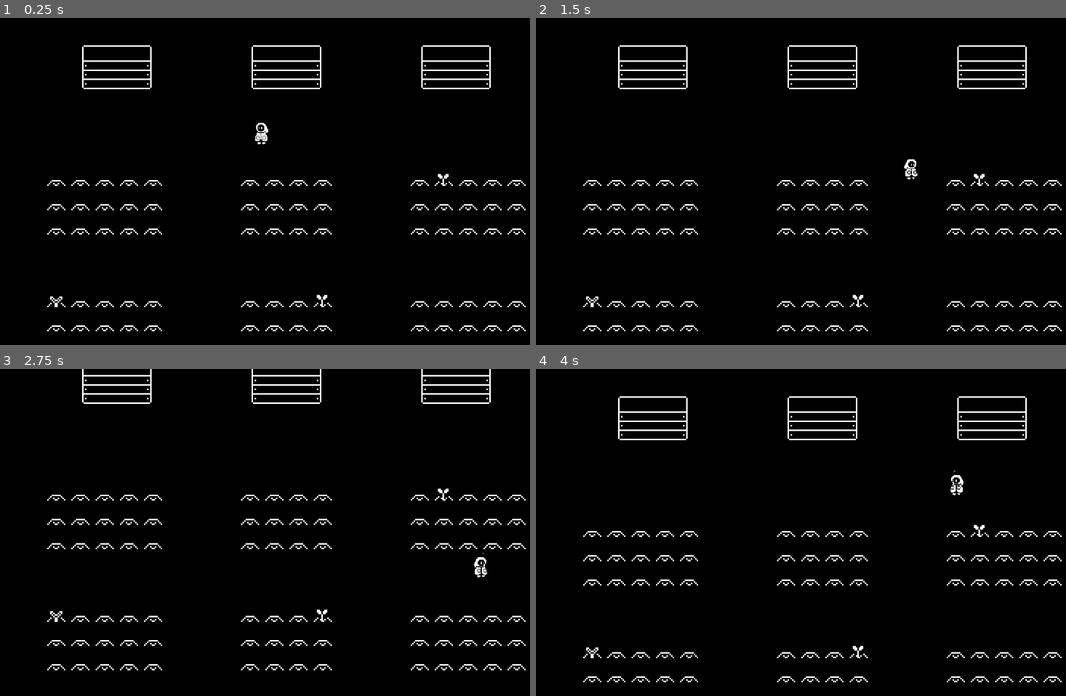
Above: before the commit, frames 1-4 (two rows, left to right).
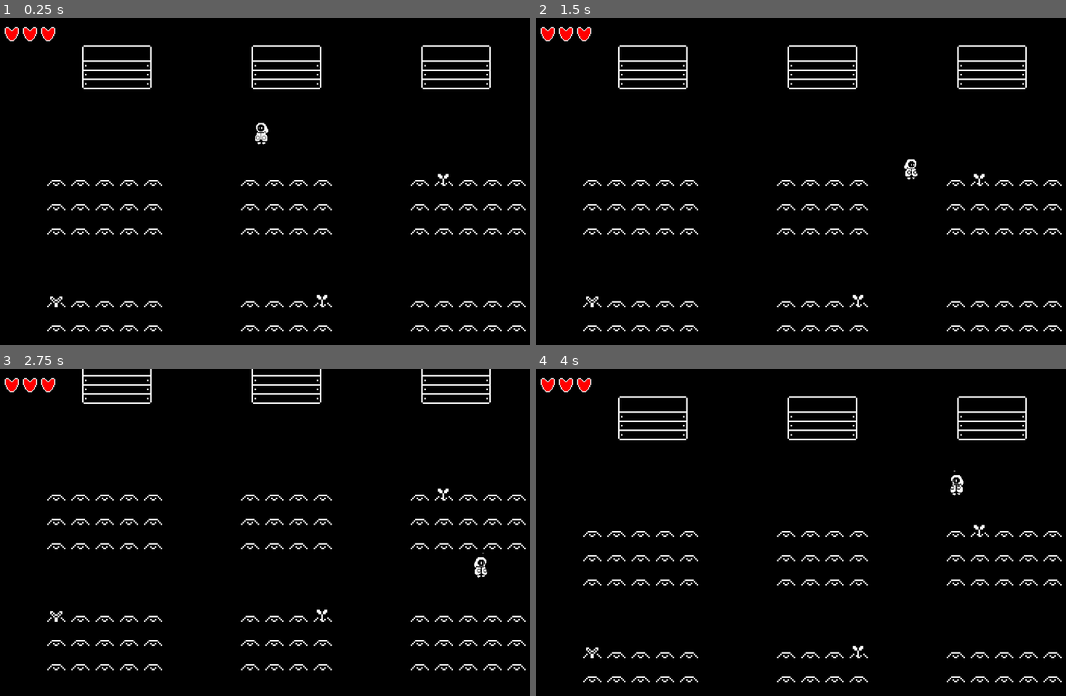
Above: after the commit, the same moments.

Repository: TheEggmo/Hexed-Harvest
Game: Godot game, scene res://level.tscn
Two runs of this game, one before a commit and one after it. Both use one fixed random seed, a clock stepped at 60 frames per second and the inputs below.
Inputs:
- Up to frame 1 (0.25 s): no input
- Up to frame 2 (1.5 s): tap Enter at 0.5 s; hold D (right) 0.53-1.28 s; tap Space (interact) at 0.6 s; hold Down (down) from 1.28 s (still down); tap Shift (sprint) at 1.35 s
- Up to frame 3 (2.75 s): release Down (down) at 2.03 s; hold D (right) from 2.03 s (still down); tap Space (interact) at 2.1 s
- Up to frame 4 (4 s): release D (right) at 2.78 s; hold W (up) 2.78-3.53 s; tap Shift (sprint) at 2.85 s; hold A (left) from 3.53 s (still down); tap Space (interact) at 3.6 s

The runs differ from the first frame. In frame 1, 0.3% of the frame differs, in the area x 0-11%, y 2-8%; in frame 2, 0.3%; in frame 3, 0.3%; in frame 4, 0.3%.

Commit message:
Player HP HUD
Added HUD for displaying player HP.
Fixed plants disappearing when the player dies.

Diff:
--- a/EventBus.gd
+++ b/EventBus.gd
@@ -1,5 +1,6 @@
 extends Node
 
+signal player_hp_changed(new_amount :int)
 signal player_died
 signal restart
 signal camera_limit_changed(rect :Rect2)
--- /dev/null
+++ b/HUD/HeartContainer.gd
@@ -0,0 +1,13 @@
+extends HBoxContainer
+
+func _ready():
+	Global.player_hp_changed.connect(adjust_hearts)
+
+func adjust_hearts(hp):
+	var hearts_to_display = hp
+	for c in get_children():
+		if hearts_to_display > 0:
+			c.visible = true
+			hearts_to_display -= 1
+		else:
+			c.visible = false
--- /dev/null
+++ b/HUD/hud.tscn
@@ -0,0 +1,47 @@
+[gd_scene load_steps=3 format=3 uid="uid://bdyq0uvrhmxoj"]
+
+[ext_resource type="Script" path="res://HUD/HeartContainer.gd" id="1_7dtdb"]
+[ext_resource type="Texture2D" uid="uid://bdf1gts3rdpf1" path="res://HUD/heartcontainer.png" id="1_hhtud"]
+
+[node name="HUD" type="Control"]
+layout_mode = 3
+anchors_preset = 15
+anchor_right = 1.0
+anchor_bottom = 1.0
+grow_horizontal = 2
+grow_vertical = 2
+
+[node name="HeartContainer" type="HBoxContainer" parent="."]
+layout_mode = 1
+offset_right = 68.0
+offset_bottom = 32.0
+script = ExtResource("1_7dtdb")
+
+[node name="Heart" type="TextureRect" parent="HeartContainer"]
+visible = false
+layout_mode = 2
+texture = ExtResource("1_hhtud")
+
+[node name="Heart2" type="TextureRect" parent="HeartContainer"]
+visible = false
+layout_mode = 2
+texture = ExtResource("1_hhtud")
+stretch_mode = 2
+
+[node name="Heart3" type="TextureRect" parent="HeartContainer"]
+visible = false
+layout_mode = 2
+texture = ExtResource("1_hhtud")
+stretch_mode = 2
+
+[node name="Heart4" type="TextureRect" parent="HeartContainer"]
+visible = false
+layout_mode = 2
+texture = ExtResource("1_hhtud")
+stretch_mode = 2
+
+[node name="Heart5" type="TextureRect" parent="HeartContainer"]
+visible = false
+layout_mode = 2
+texture = ExtResource("1_hhtud")
+stretch_mode = 2
--- a/Plants/Plant.gd
+++ b/Plants/Plant.gd
@@ -45,7 +45,7 @@
 		mature = true
 	else:
 		start_growth_timer()
-		Global.player_died.connect(disable)
+		Global.player_died.connect(disable.bind(false))
 
 func start_growth_timer():
 	$GrowthTimer.start(growth_time * randf_range(growth_time_variance.x, growth_time_variance.y))
@@ -72,11 +72,11 @@
 	disable()
 	return self
 
-func disable():
-	if get_parent():
+func disable(remove := true):
+	if get_parent() && remove:
 		get_parent().remove_child(self)
-	#set_physics_process(false)
-	#$AttackTimer.queue_free()
+	set_physics_process(false)
+	$AttackTimer.queue_free()
 	#for c in get_children():
 		#if c is Timer:
 			#c.stop()
--- a/Player/HPController.gd
+++ b/Player/HPController.gd
@@ -4,9 +4,16 @@
 signal hp_depleted
 
 @export var max_hp = 3
-@onready var hp = max_hp
+@onready var hp = max_hp:
+	set(val):
+		hp = val
+		#Global.player_hp_changed.emit(hp)
 
 @export var enabled = true
+
+func _ready():
+	await get_tree().create_timer(0.1)
+	Global.player_hp_changed.emit(hp)
 
 func _on_hurtbox_attack_detected():
 	if !enabled:
@@ -17,3 +24,4 @@
 		hp_depleted.emit()
 	else:
 		hp_lost.emit()
+	Global.player_hp_changed.emit(hp)
--- a/Player/player.tscn
+++ b/Player/player.tscn
@@ -9,6 +9,7 @@
 [ext_resource type="Texture2D" uid="uid://0ul3qkkbka0u" path="res://Plants/plants-picked.png" id="5_l6csa"]
 [ext_resource type="Script" path="res://Player/HeldPlant.gd" id="6_j3u13"]
 [ext_resource type="Script" path="res://Player/Hurtbox.gd" id="6_kjd3u"]
+[ext_resource type="PackedScene" uid="uid://bdyq0uvrhmxoj" path="res://HUD/hud.tscn" id="10_5beym"]
 
 [sub_resource type="CircleShape2D" id="CircleShape2D_fpdfv"]
 
@@ -532,7 +533,6 @@
 
 [node name="HPController" type="Node2D" parent="."]
 script = ExtResource("5_4icno")
-max_hp = 1000
 
 [node name="Hurtbox" type="Area2D" parent="HPController"]
 collision_layer = 8
@@ -571,6 +571,17 @@
 position = Vector2(0, -15)
 shape = SubResource("CircleShape2D_cqted")
 debug_color = Color(0.839216, 0.188235, 0.823529, 0.419608)
+
+[node name="CanvasLayer" type="CanvasLayer" parent="."]
+visible = false
+follow_viewport_enabled = true
+
+[node name="HUD" parent="." instance=ExtResource("10_5beym")]
+visible = false
+offset_left = -48.0
+offset_top = -22.0
+offset_right = -48.0
+offset_bottom = -22.0
 
 [connection signal="animation_finished" from="IFrameAnimation" to="." method="_on_i_frame_animation_animation_finished"]
 [connection signal="hp_depleted" from="HPController" to="." method="_on_hp_controller_hp_depleted"]
--- a/level.tscn
+++ b/level.tscn
@@ -6,6 +6,7 @@
 [ext_resource type="Script" path="res://Plants/PlantPlots.gd" id="3_0oadd"]
 [ext_resource type="Script" path="res://Player/PlayerCamera.gd" id="4_poxyh"]
 [ext_resource type="PackedScene" uid="uid://df1ppiot2rtv7" path="res://DepositBox/deposit_box.tscn" id="6_7rd75"]
+[ext_resource type="PackedScene" uid="uid://bdyq0uvrhmxoj" path="res://HUD/hud.tscn" id="7_fm84m"]
 
 [sub_resource type="TileSetAtlasSource" id="TileSetAtlasSource_gllw2"]
 texture = ExtResource("1_nn6mc")
@@ -32,6 +33,14 @@
 
 [node name="Level" type="Node2D"]
 script = ExtResource("1_kwiaa")
+
+[node name="HUDLayer" type="CanvasLayer" parent="."]
+
+[node name="HUD" parent="HUDLayer" instance=ExtResource("7_fm84m")]
+offset_left = 16.0
+offset_top = 16.0
+offset_right = 16.0
+offset_bottom = 16.0
 
 [node name="CamLimit" type="Marker2D" parent="."]
 position = Vector2(768, 480)
Binary file added: HUD/heartcontainer.aseprite
Binary file added: HUD/heartcontainer.png
Not shown, added: HUD/heartcontainer.png.import
Not shown: 1 places in Player/player.tscn that only renumber resources
Not shown: 1 places in level.tscn that only renumber resources
